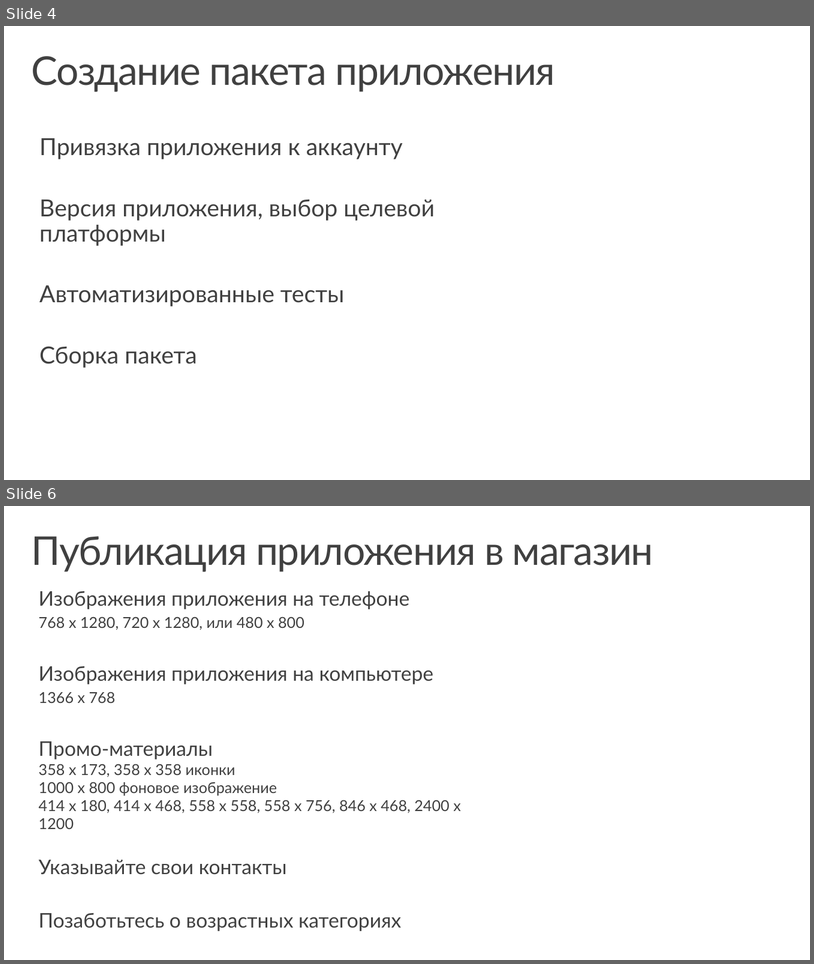
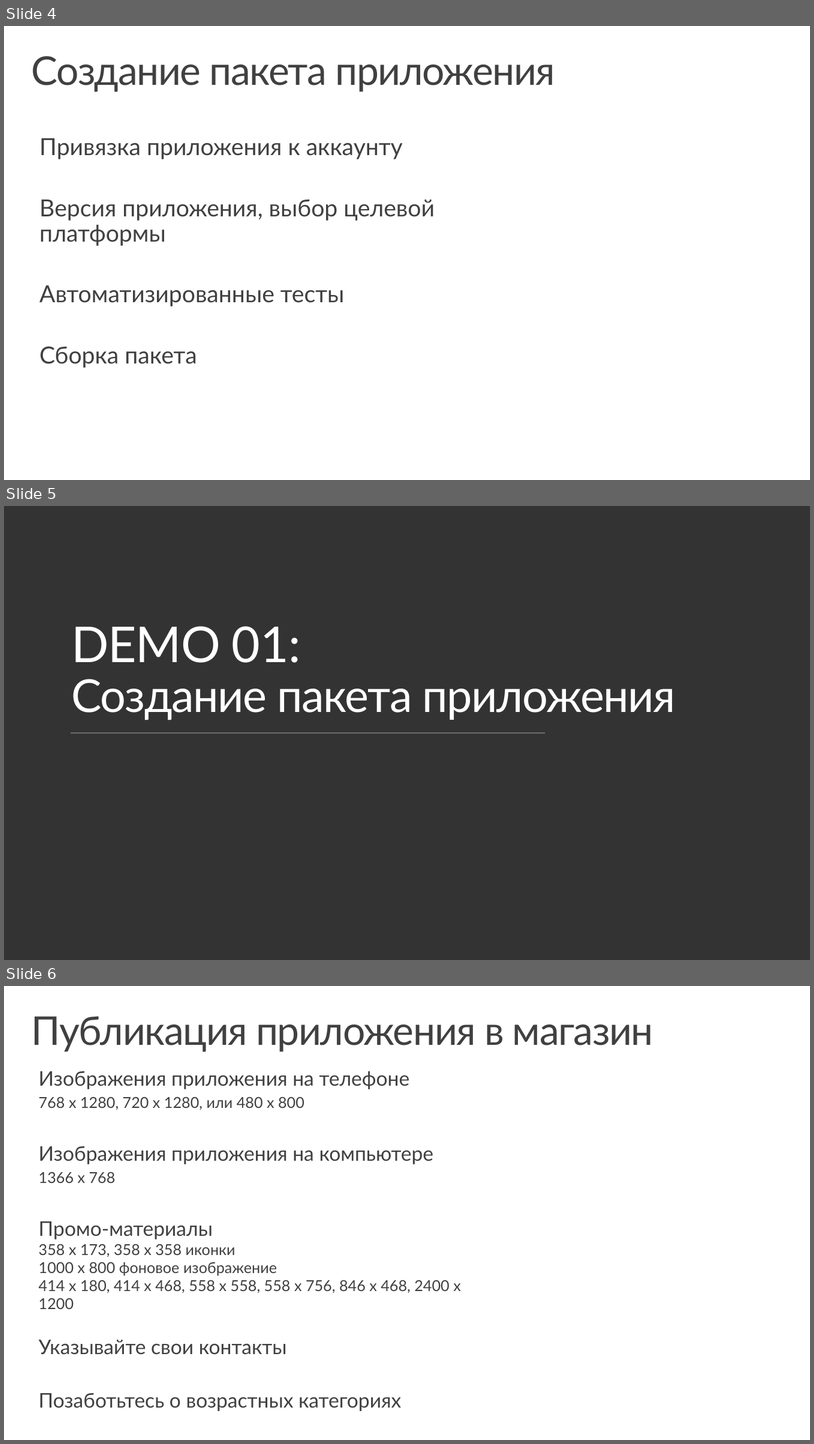
Before and after one commit to evangelism/Win10UWPCourse, a slide deck: 09. Store and Monetization/9 - Store and Monetization (RUS).pptx. Shown one above the other, each under a label of ours: slides 4 and 6 before the commit, slides 4, 5 and 6 after it; the slides between them are not shown. The pictures are 814x964 and 814x1444 pixels, drawn with LibreOffice and Linux fonts; fonts in the diff are those of the drawing; background and template pictures are left out. Boxes give left, top, right and bottom in pixels: in the first picture for what was removed or moved away, otherwise in the second. Text is boxed around its words. In the diff, an @@ line names an element or a change of style, - is before the commit and + after.

```diff
--- a/09. Store and Monetization/9 - Store and Monetization (RUS).pptx
+++ b/09. Store and Monetization/9 - Store and Monetization (RUS).pptx
@@ slide 5 added at [4, 506, 810, 960], background #333333 @@
@@ title added at [72, 626, 676, 720], 54 pt, text #FFFFFF @@
+DEMO 01:
+Создание пакета приложения
@@ line added from (71, 733) to (545, 733), #6E6D71 1 pt @@
```
Also in this commit, not shown: 1 slide changed, 4 other slides added, 4 slides removed, 3 other files.
